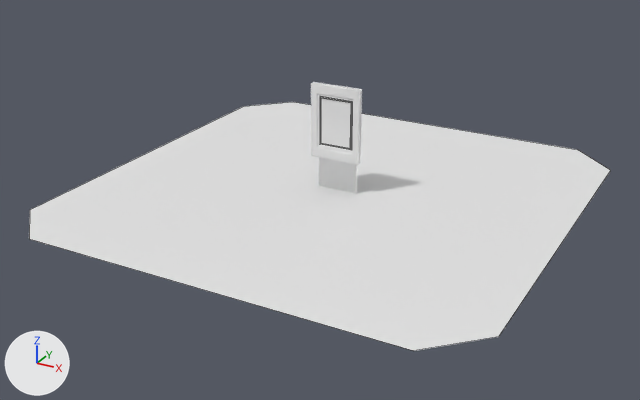
The Blender file Assets/Resources/Models/rooms2_props.blend, before and after one commit.
Rendered twice from a 50 mm camera at (8.27, -15.73, 7.53) aimed at (0.02, -0.72, 0.02). Lighting does not change. The marker at lower left points along +X, +Y and +Z. Mesh edges are drawn as thin lines on the coarser meshes.

Names of what the first picture shows: 'Floor', 'Frame_01_2', 'Frame_02_2', 'Thermal_Glass_01', 'door_004'.
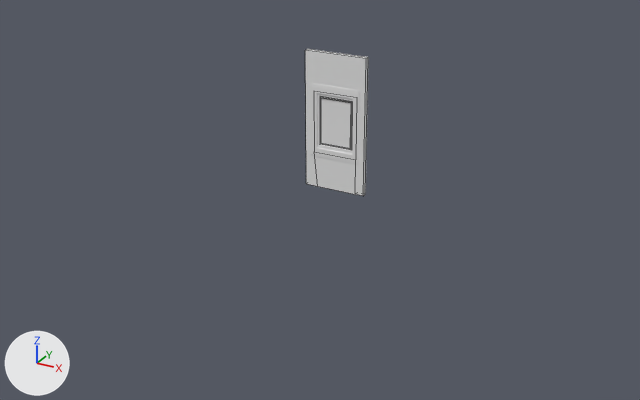
Location of each change, [x1, y1, x2, y2] in pixels of the pictures (640 x 400 px):
'Floor', hidden: before [29, 102, 611, 351]
'Corner wall window', shown: after [305, 49, 368, 196]
'door_004', unchanged, covered by the edit: before [318, 157, 357, 193]

The change in detail:
Object 'Floor' (ob_floor) is now hidden.
Object 'Corner wall window' (ob_corner_wall_window) is now shown.
